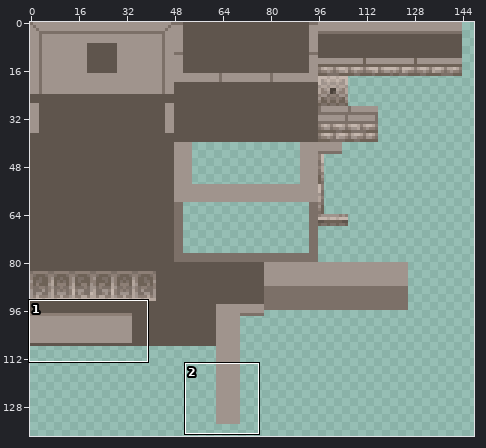
A sprite sheet gets an edit: src/assets/gauntlet/textures/decoration/alabaster_fountain.png. Above: a wide view before the commit, with the close-up outlined.
Close-up. The starting point:
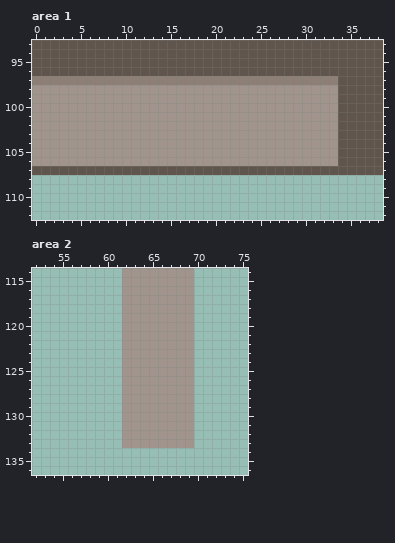
The file is 256x256 pixels. Colours within 5 levels of each other are drawn and written as one. Shown: area 1: x 0..38, y 93..112; area 2: x 52..75, y 114..136. The wide view leaves out empty margins. The commit also changed other parts of the picture, which this record leaves out.
After the commit:
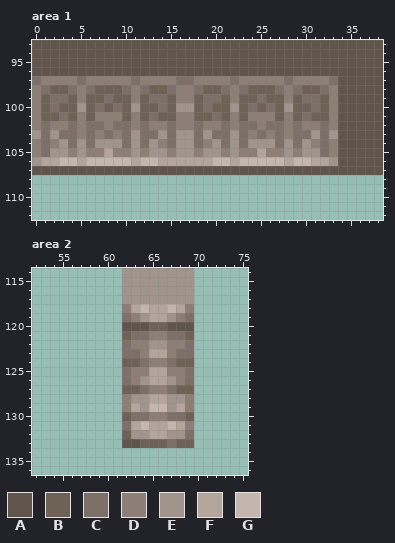
Palette (. is transparent): A #5f554d  B #6e6257  C #7c7068  D #8d7f76  E #a0948d  F #b3a59c  G #c4b6ad
What changed:
--- area 1
@@ x 0..38 @@
  96 AAAAAAAAAAAAAAAAAAAAAAAAAAAAAAAAAAAAAAA
- 97 DDDDDDDDDDDDDDDDDDDDDDDDDDDDDDDDDDAAAAA
- 98 EEEEEEEEEEEEEEEEEEEEEEEEEEEEEEEEEEAAAAA
- 99 EEEEEEEEEEEEEEEEEEEEEEEEEEEEEEEEEEAAAAA
-100 EEEEEEEEEEEEEEEEEEEEEEEEEEEEEEEEEEAAAAA
-101 EEEEEEEEEEEEEEEEEEEEEEEEEEEEEEEEEEAAAAA
-102 EEEEEEEEEEEEEEEEEEEEEEEEEEEEEEEEEEAAAAA
-103 EEEEEEEEEEEEEEEEEEEEEEEEEEEEEEEEEEAAAAA
-104 EEEEEEEEEEEEEEEEEEEEEEEEEEEEEEEEEEAAAAA
-105 EEEEEEEEEEEEEEEEEEEEEEEEEEEEEEEEEEAAAAA
-106 EEEEEEEEEEEEEEEEEEEEEEEEEEEEEEEEEEAAAAA
+ 97 CDDDDCDDDDDCDDDDCCDDDDCDDDDDCDDDDCAAAAA
+ 98 DCBBCDCBBBCDCBBCDDCBBCDCBBBCDCBBCDAAAAA
+ 99 DBCCBDBBCBBDBCCBDDBCCBDBBCBBDBCCBDAAAAA
+100 DBCBBEBCBCBEBBCBEEBCBBEBCBCBEBBCBDAAAAA
+101 DBBCBDBDDDBDBCBBDDBBCBDBDDDBDBCBBDAAAAA
+102 DCDDCDCCDCCDCDDCDDCDDCDCCDCCDCDDCDAAAAA
+103 ECECCDCDCDCECCECEECECCECDCDCDCCECEAAAAA
+104 DCDECECEEECECEDCEECDECECEEECECEDCDAAAAA
+105 DCEEDEDDFDDEDEEDEEDEEDEDDFDDEDEECDAAAAA
+106 EFFGGFGGGGGFGGFFFFFFGGFGGGGGFGGFFEAAAAA
 107 AAAAAAAAAAAAAAAAAAAAAAAAAAAAAAAAAAAAAAA
--- area 2
@@ x 60..71 @@
 117 ..EEEEEEEE..
-118 ..EEEEEEEE..
-119 ..EEEEEEEE..
-120 ..EEEEEEEE..
-121 ..EEEEEEEE..
-122 ..EEEEEEEE..
-123 ..EEEEEEEE..
-124 ..EEEEEEEE..
-125 ..EEEEEEEE..
-126 ..EEEEEEEE..
-127 ..EEEEEEEE..
-128 ..EEEEEEEE..
-129 ..EEEEEEEE..
-130 ..EEEEEEEE..
-131 ..EEEEEEEE..
-132 ..EEEEEEEE..
-133 ..EEEEEEEE..
+118 ..DFGFFGFD..
+119 ..CDEFFEDC..
+120 ..AAABBAAA..
+121 ..BCCDDCCB..
+122 ..CDDEEDDC..
+123 ..CCDFFDCC..
+124 ..BBCDDCBB..
+125 ..CDDFFDDC..
+126 ..CDEFFEDC..
+127 ..BBCDDCBB..
+128 ..DEEFFEED..
+129 ..DFEGGEFD..
+130 ..BCCDDCCB..
+131 ..CFGFFGFD..
+132 ..BEEFFEEC..
+133 ..AABBBCBB..
 134 ............
Boxes around the changes in both close-ups, in picture pixels (x1, y1, x2, y2):
changed: (32, 76, 338, 166)
changed: (122, 304, 194, 448)
